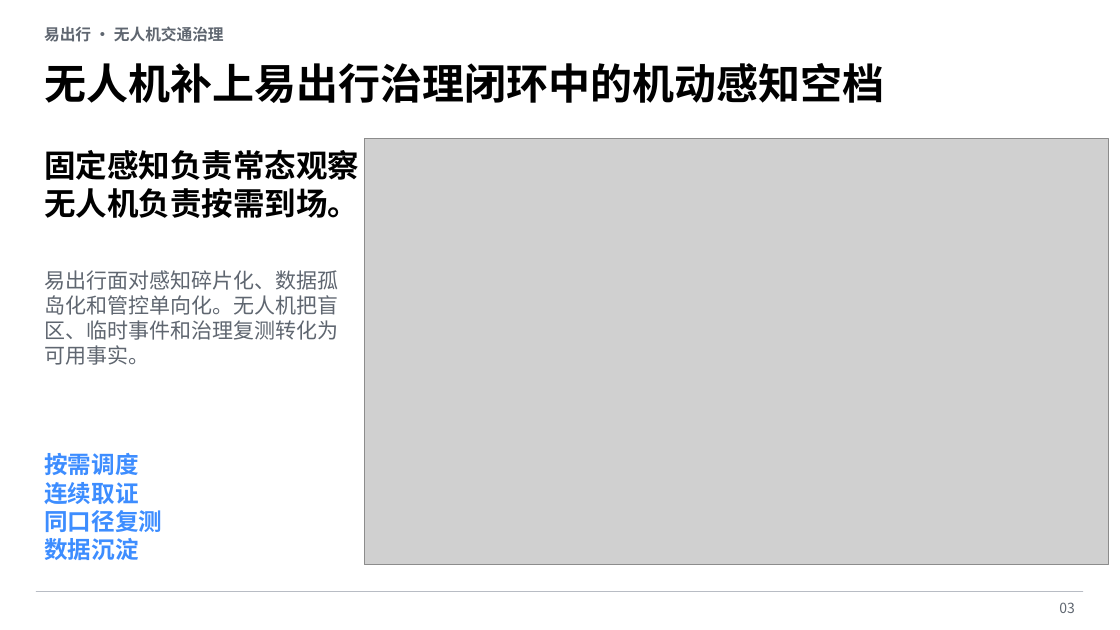
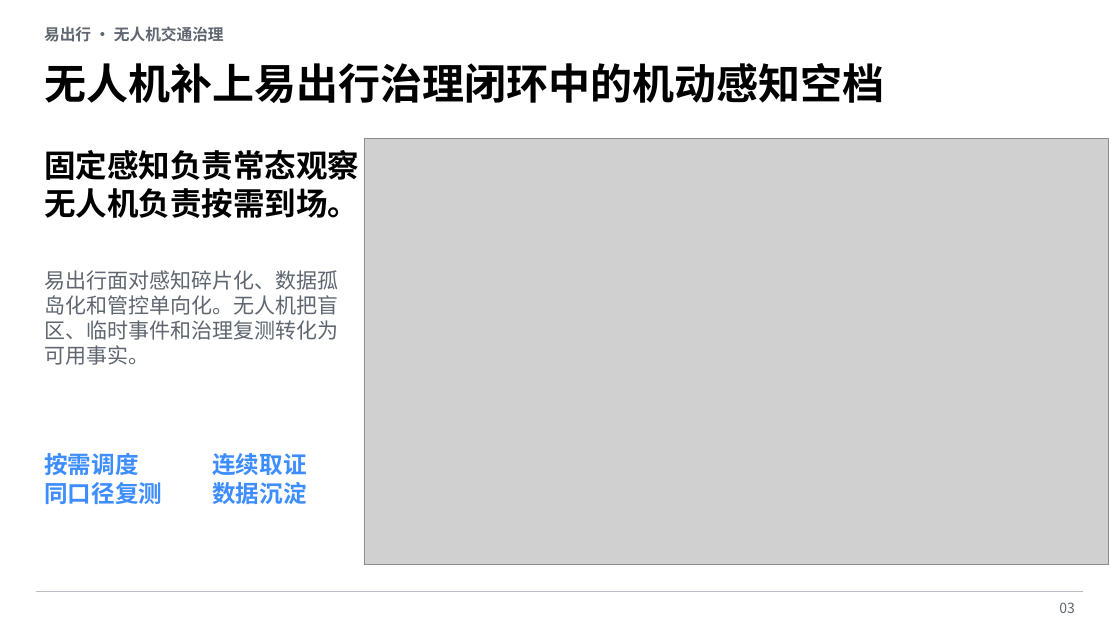
Before and after one commit to fjwangzy/TrafficAnalyzer, a slide deck: slide 2 of docs/generated/易出行无人机交通治理业务成效与试点汇报.pptx (slide 3 before the commit). Drawn at 1120x630 pixels with LibreOffice and Linux fonts; fonts in the diff are those of the drawing; grey boxes stand for pictures; background and template pictures are left out. Boxes give left, top, right and bottom in pixels: in the first picture for what was removed or moved away, otherwise in the second. Text is boxed around its words. In the diff, an @@ line names an element or a change of style, - is before the commit and + after.

```diff
--- a/docs/generated/易出行无人机交通治理业务成效与试点汇报.pptx
+++ b/docs/generated/易出行无人机交通治理业务成效与试点汇报.pptx
@@ text at box(44, 453, 307, 504): text changed @@
-按需调度
-连续取证
-同口径复测
-数据沉淀
+按需调度 连续取证
+同口径复测 数据沉淀
```
Also in this commit, not shown: 7 other slides changed, 2 slides added, 2 slides removed, 45 other files.
